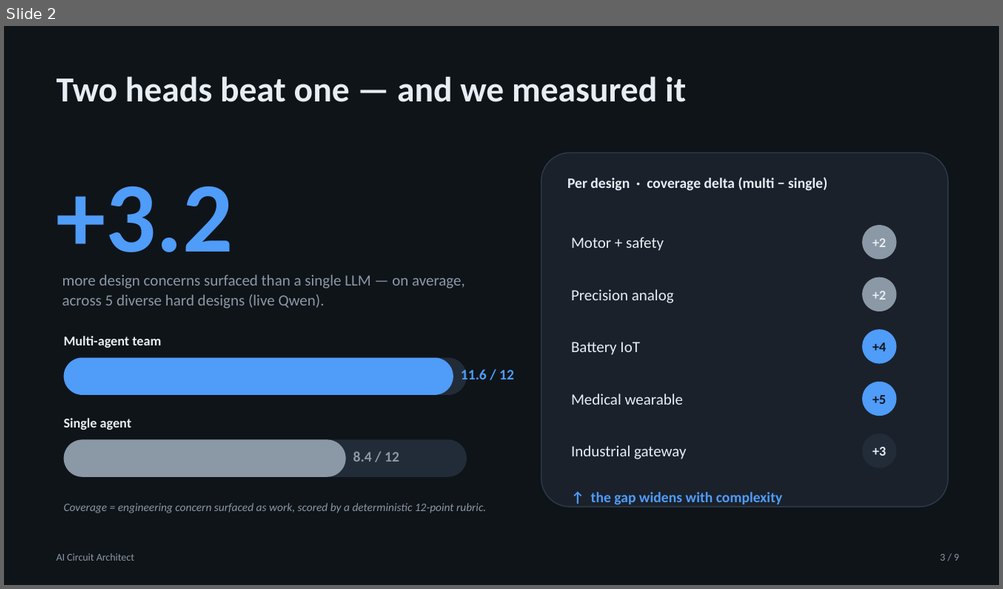
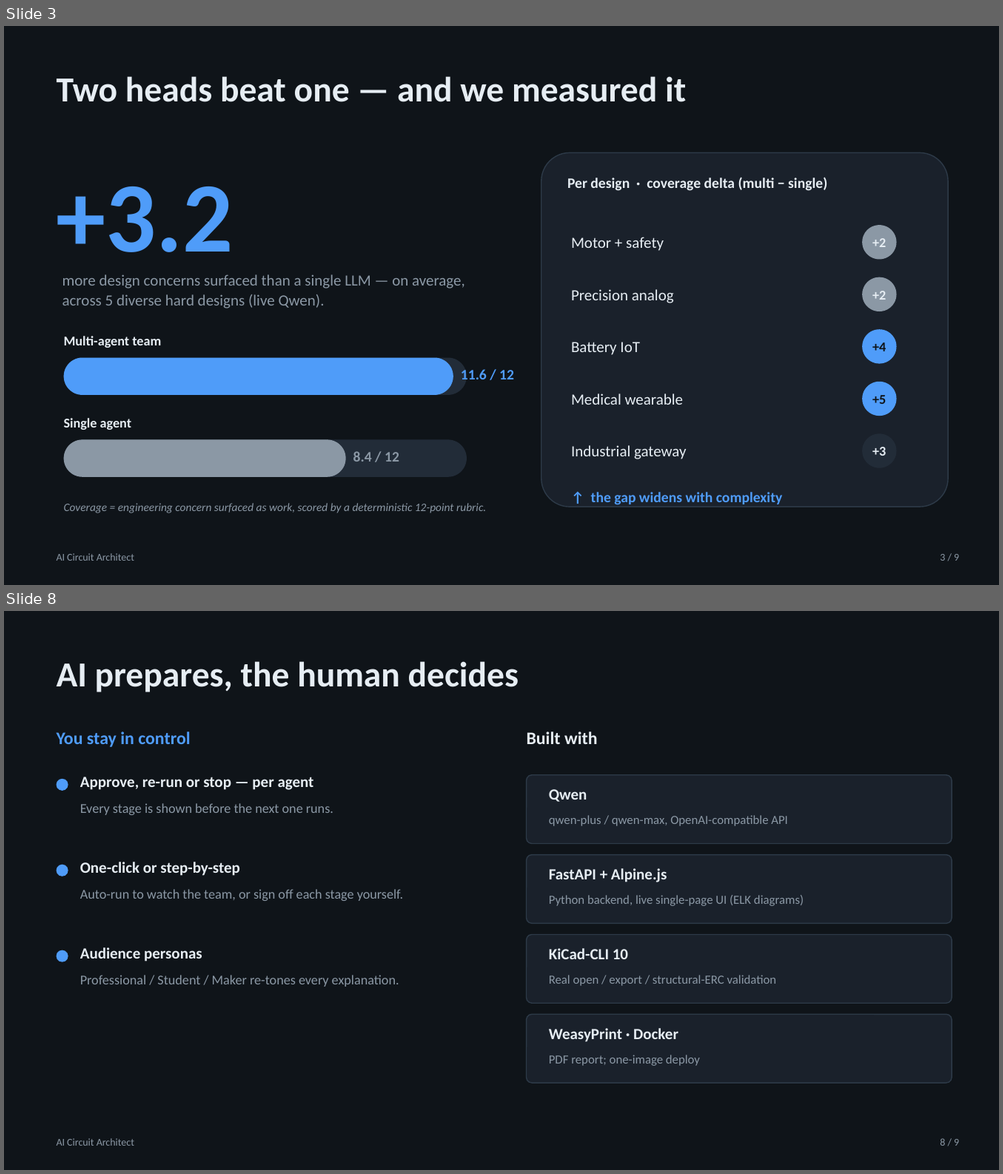
Before and after one commit to deimosmuc/aica_qwen, a slide deck: deck/AI_Circuit_Architect.pptx. Shown one above the other, each under a label of ours: slide 2 before the commit, slides 3 and 8 after it; the slides between them are not shown. The pictures are 1003x589 and 1003x1174 pixels, drawn with LibreOffice and Linux fonts; fonts in the diff are those of the drawing. Boxes give left, top, right and bottom in pixels: in the first picture for what was removed or moved away, otherwise in the second. Text is boxed around its words. In the diff, an @@ line names an element or a change of style, - is before the commit and + after.

```diff
--- a/deck/AI_Circuit_Architect.pptx
+++ b/deck/AI_Circuit_Architect.pptx
@@ slide 8 added at (x1=4, y1=611, x2=999, y2=1170), background #FFFFFF @@
@@ rectangle added at (x1=4, y1=611, x2=999, y2=1170), fill #0F1419 @@
@@ text added at (x1=57, y1=661, x2=518, y2=692), 34 pt, text #E6EDF3, bold @@
+AI prepares, the human decides
@@ text added at (x1=57, y1=732, x2=190, y2=747), 17 pt, text #4F9CF9, bold @@
+You stay in control
@@ text added at (x1=526, y1=732, x2=597, y2=744), 17 pt, text #E6EDF3, bold @@
+Built with
@@ ellipse added at (x1=57, y1=779, x2=68, y2=791), fill #4F9CF9 @@
@@ text added at (x1=80, y1=777, x2=314, y2=790), 15 pt, text #E6EDF3, bold @@
+Approve, re-run or stop — per agent
@@ rounded rectangle added at (x1=526, y1=775, x2=951, y2=844), fill #1A212B, outline #2D3A48 1 pt @@
@@ text added at (x1=80, y1=803, x2=333, y2=815), 13 pt, text #8B98A5 @@
+Every stage is shown before the next one runs.
@@ text added at (x1=549, y1=789, x2=587, y2=802), 15 pt, text #E6EDF3, bold @@
+Qwen
@@ text added at (x1=549, y1=815, x2=788, y2=826), 12 pt, text #8B98A5 @@
+qwen-plus / qwen-max, OpenAI-compatible API
@@ ellipse added at (x1=57, y1=865, x2=68, y2=877), fill #4F9CF9 @@
@@ text added at (x1=80, y1=862, x2=240, y2=876), 15 pt, text #E6EDF3, bold @@
+One-click or step-by-step
@@ rounded rectangle added at (x1=526, y1=855, x2=951, y2=923), fill #1A212B, outline #2D3A48 1 pt @@
@@ text added at (x1=549, y1=869, x2=666, y2=883), 15 pt, text #E6EDF3, bold @@
+FastAPI + Alpine.js
@@ text added at (x1=80, y1=889, x2=403, y2=901), 13 pt, text #8B98A5 @@
+Auto-run to watch the team, or sign off each stage yourself.
@@ text added at (x1=549, y1=895, x2=803, y2=906), 12 pt, text #8B98A5 @@
+Python backend, live single-page UI (ELK diagrams)
@@ rounded rectangle added at (x1=526, y1=935, x2=951, y2=1003), fill #1A212B, outline #2D3A48 1 pt @@
@@ ellipse added at (x1=57, y1=951, x2=68, y2=963), fill #4F9CF9 @@
@@ text added at (x1=80, y1=948, x2=202, y2=962), 15 pt, text #E6EDF3, bold @@
+Audience personas
@@ text added at (x1=549, y1=948, x2=628, y2=960), 15 pt, text #E6EDF3, bold @@
+KiCad-CLI 10
@@ text added at (x1=80, y1=975, x2=399, y2=987), 13 pt, text #8B98A5 @@
+Professional / Student / Maker re-tones every explanation.
@@ text added at (x1=549, y1=975, x2=777, y2=986), 12 pt, text #8B98A5 @@
+Real open / export / structural-ERC validation
@@ rounded rectangle added at (x1=526, y1=1014, x2=951, y2=1083), fill #1A212B, outline #2D3A48 1 pt @@
@@ text added at (x1=549, y1=1028, x2=678, y2=1042), 15 pt, text #E6EDF3, bold @@
+WeasyPrint · Docker
@@ text added at (x1=549, y1=1055, x2=700, y2=1066), 12 pt, text #8B98A5 @@
+PDF report; one-image deploy
@@ text added at (x1=57, y1=1139, x2=134, y2=1146), 10 pt, text #8B98A5 @@
+AI Circuit Architect
@@ text added at (x1=939, y1=1139, x2=959, y2=1146), 10 pt, text #8B98A5 @@
+8 / 9
@@ what was slide 2 is now slide 3 @@
```
Also in this commit, not shown: 2 slides changed, 5 other slides added, 15 other files.
